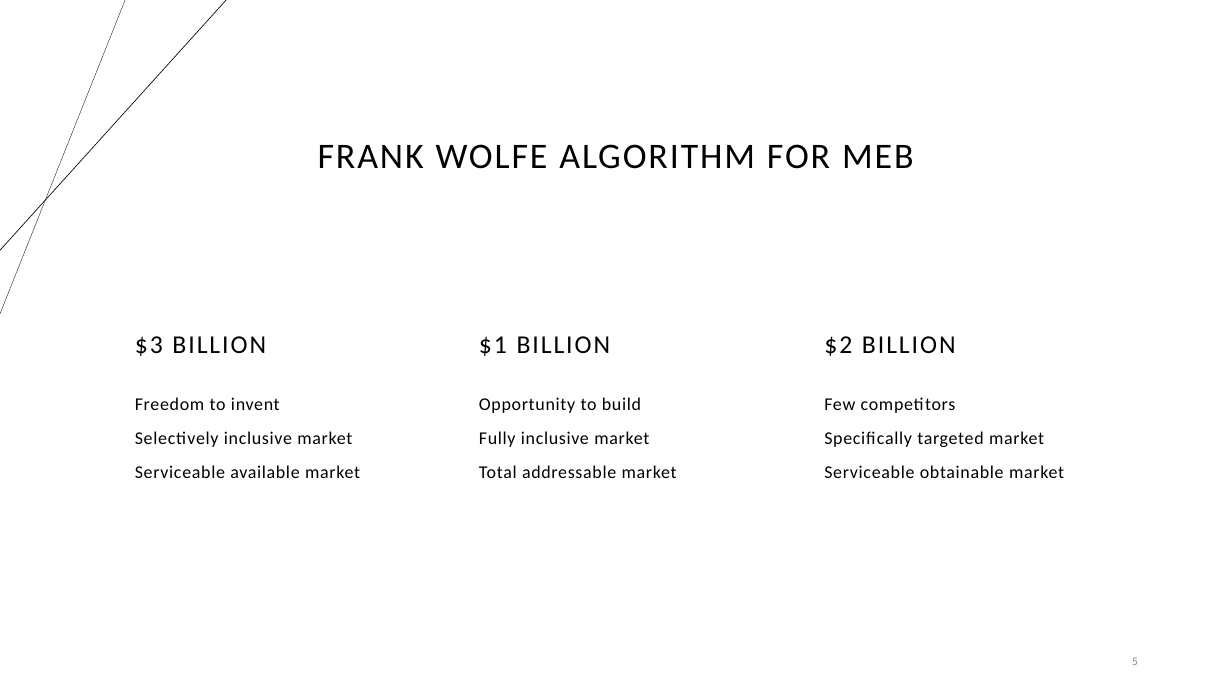
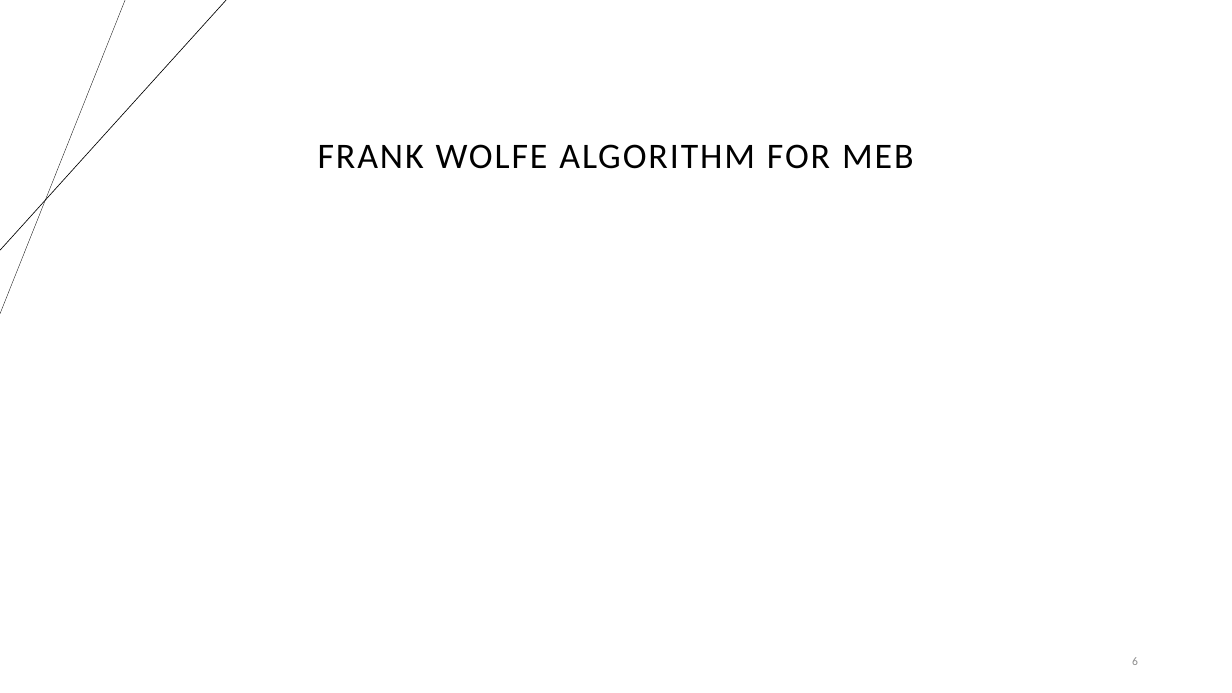
Before and after one commit to suleymanerim1/MEB_FrankWolfe_Optimization, a slide deck: slide 6 of Minimum Enclosing Ball for FW.pptx (slide 5 before the commit). Drawn at 1232x693 pixels with LibreOffice and Linux fonts; fonts in the diff are those of the drawing. Boxes give left, top, right and bottom in pixels: in the first picture for what was removed or moved away, otherwise in the second. Text is boxed around its words. In the diff, an @@ line names an element or a change of style, - is before the commit and + after.

Commit message:
presentation update

```diff
--- a/Minimum Enclosing Ball for FW.pptx
+++ b/Minimum Enclosing Ball for FW.pptx
@@ text removed at box(135, 336, 266, 356) @@
-$3 BILLION
@@ text removed at box(479, 336, 611, 356) @@
-$1 BILLION
@@ text removed at box(824, 336, 956, 356) @@
-$2 BILLION
@@ text removed at box(135, 397, 360, 478) @@
-Freedom to invent
-Selectively inclusive market
-Serviceable available market
@@ text removed at box(479, 397, 677, 478) @@
-Opportunity to build
-Fully inclusive market
-Total addressable market
@@ text removed at box(824, 397, 1064, 478) @@
-Few competitors
-Specifically targeted market
-Serviceable obtainable market
@@ page number at box(1132, 657, 1138, 665): text changed @@
-5
+6
```
Also in this commit, not shown: 3 other slides changed, 2 slides added, 2 slides removed.
